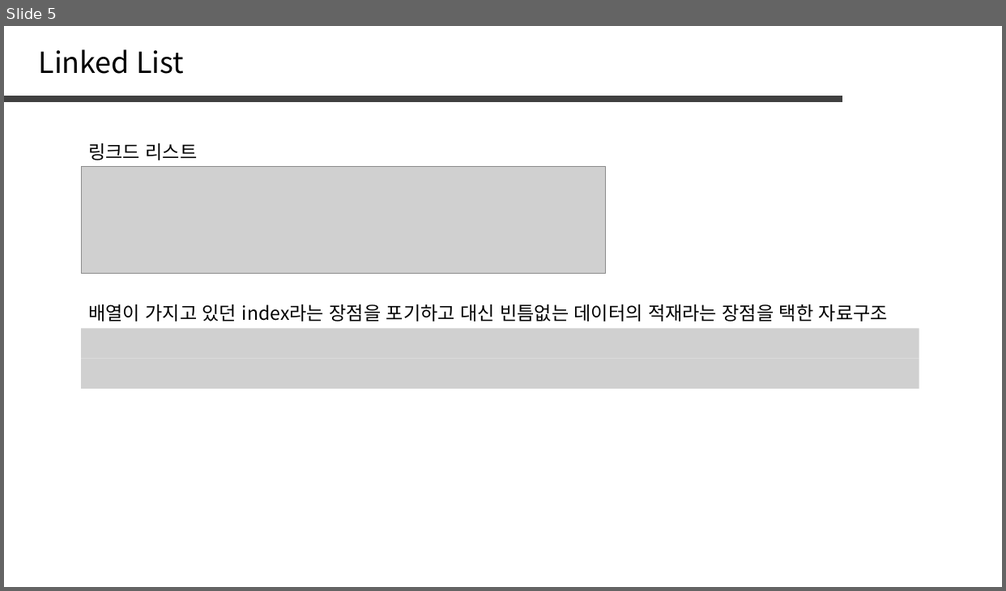
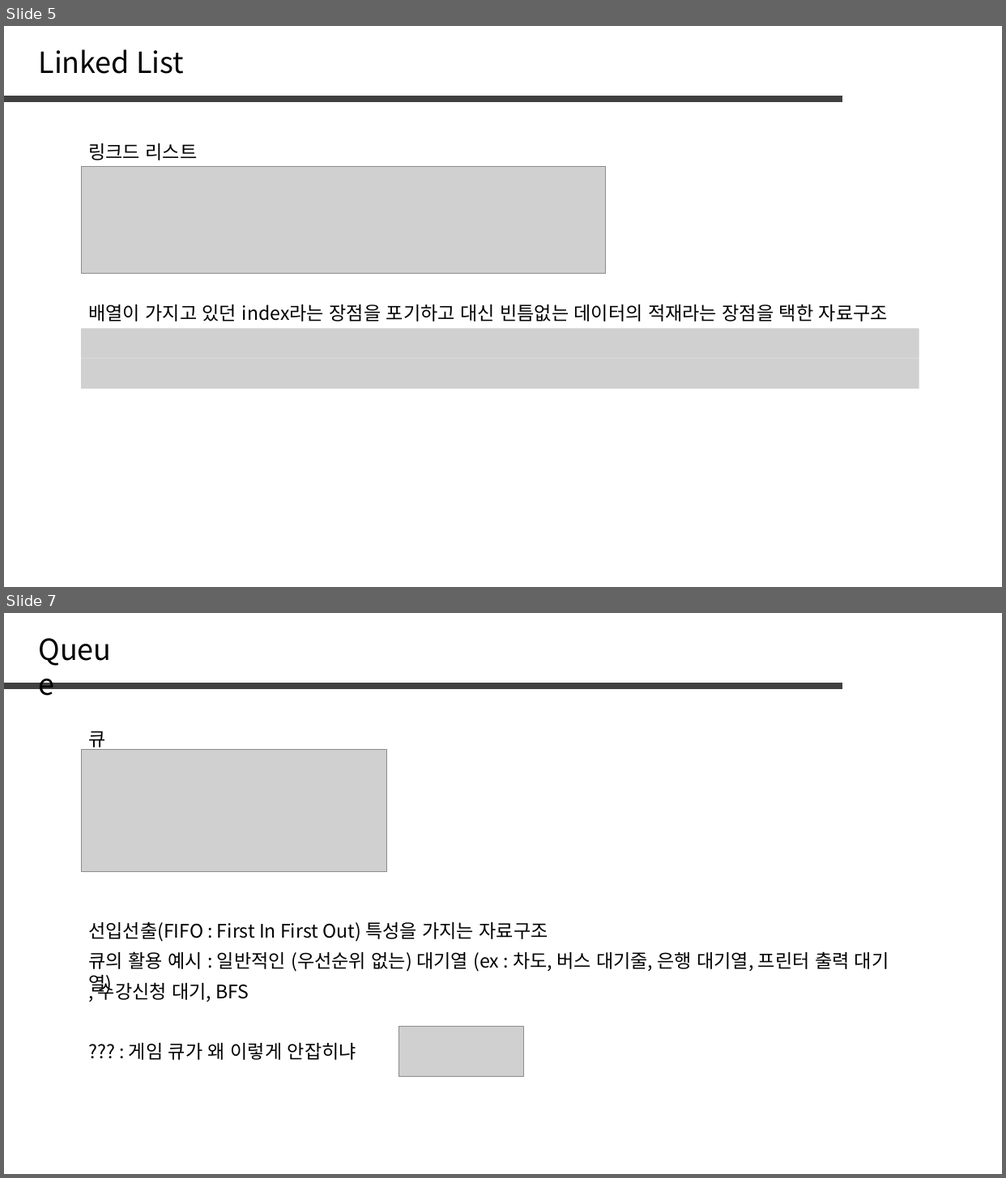
Before and after one commit to jaehoo1/PS-study, a slide deck: study/7_Stack, Queue, List.pptx. Shown one above the other, each under a label of ours: slide 5 before the commit, slides 5 and 7 after it; the slides between them are not shown. The pictures are 1006x591 and 1006x1178 pixels, drawn with LibreOffice and Linux fonts; fonts in the diff are those of the drawing; grey boxes stand for pictures. Boxes give left, top, right and bottom in pixels: in the first picture for what was removed or moved away, otherwise in the second. Text is boxed around its words. In the diff, an @@ line names an element or a change of style, - is before the commit and + after.

```diff
--- a/study/7_Stack, Queue, List.pptx
+++ b/study/7_Stack, Queue, List.pptx
@@ slide 7 added at [4,613,1002,1174], background #FFFFFF @@
@@ text added at [31,628,134,670], 28 pt, text #000000 @@
+Queue
@@ line added from (4, 686) to (842, 686), #404040 6 pt @@
@@ text added at [88,731,105,750], 18 pt, text #000000 @@
+큐
@@ picture added at [81,749,386,871] @@
@@ text added at [88,922,548,942], 18 pt, text #000000 @@
+선입선출(FIFO : First In First Out) 특성을 가지는 자료구조
@@ text added at [88,952,889,972], 18 pt, text #000000 @@
+큐의 활용 예시 : 일반적인 (우선순위 없는) 대기열 (ex : 차도, 버스 대기줄, 은행 대기열, 프린터 출력 대기열)
@@ text added at [98,979,249,1002], 18 pt, text #000000 @@
+, 수강신청 대기, BFS
@@ text added at [129,1043,356,1060], 18 pt, text #000000 @@
+??? : 게임 큐가 왜 이렇게 안잡히냐
@@ picture added at [398,1027,523,1077] @@
```
Also in this commit, not shown: 2 slides changed, 6 other slides added, 31 slides removed.
